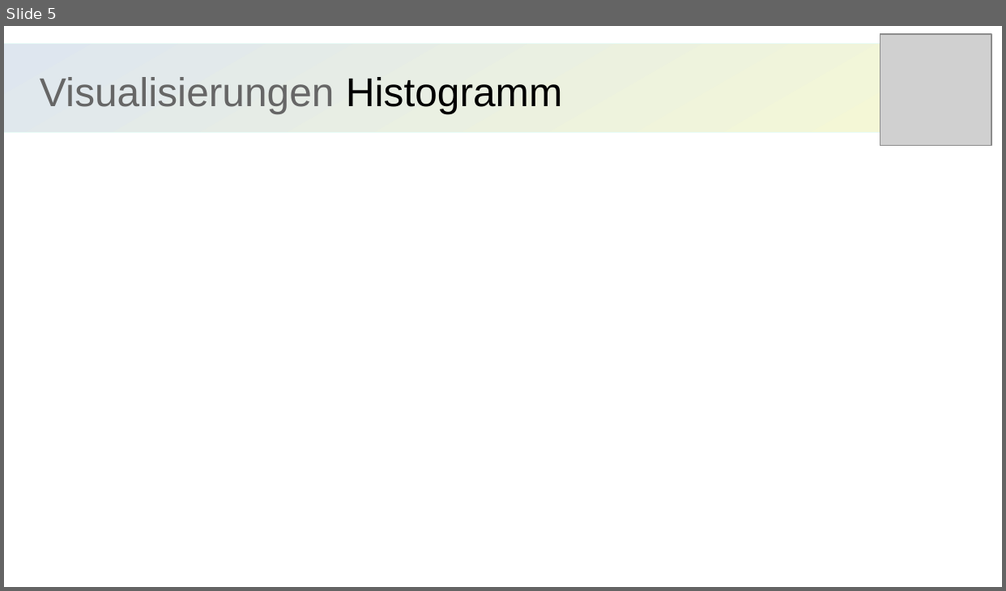
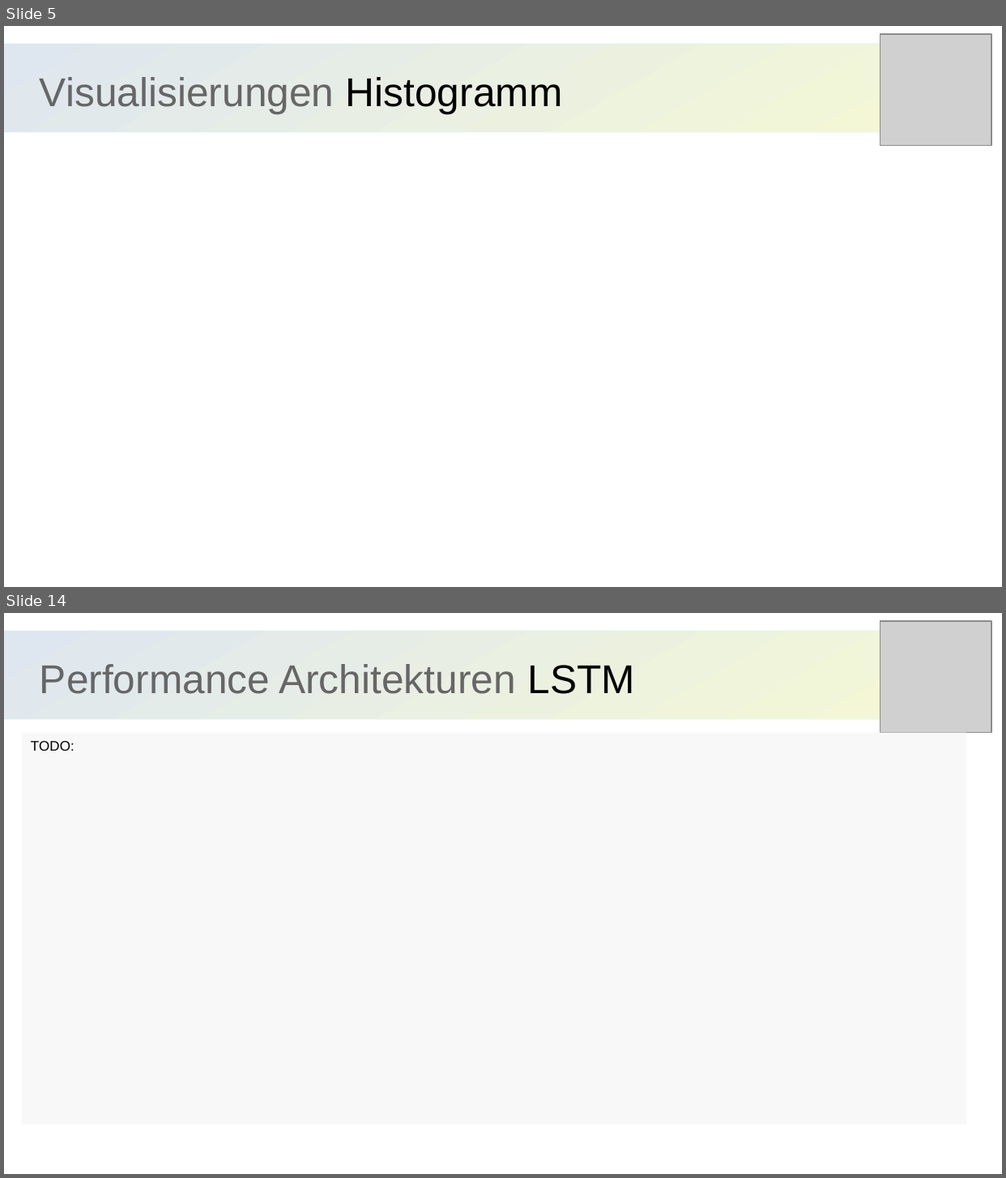
Before and after one commit to TorgeSchwark/BS-Temperature, a slide deck: presentation_prototype.odp. Shown one above the other, each under a label of ours: slide 5 before the commit, slides 5 and 14 after it; the slides between them are not shown. The pictures are 1006x591 and 1006x1178 pixels, drawn with LibreOffice and Linux fonts; fonts in the diff are those of the drawing; grey boxes stand for pictures. Boxes give left, top, right and bottom in pixels: in the first picture for what was removed or moved away, otherwise in the second. Text is boxed around its words. In the diff, an @@ line names an element or a change of style, - is before the commit and + after.

```diff
--- a/presentation_prototype.odp
+++ b/presentation_prototype.odp
@@ slide 14 added at (4, 613, 1002, 1174), background #FFFFFF @@
@@ rectangle added at (4, 631, 985, 720), fill gradient #DEE6EF to #F6F9D4, outline #E8FCF7 0 pt @@
@@ picture added at (880, 621, 992, 733) @@
@@ title added at (40, 664, 635, 694), 32 pt, text #666666 @@
+Performance Architekturen LSTM
@@ rectangle added at (22, 733, 966, 1125), fill #F8F8F8, 11 pt, text #000000 @@
+TODO:
```
Also in this commit, not shown: 16 other slides added.
